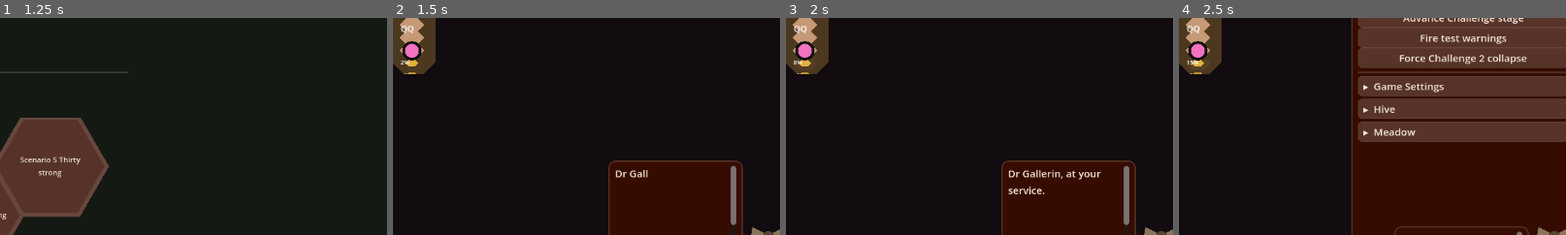
Above: before the commit, frames 1-4 (left to right).
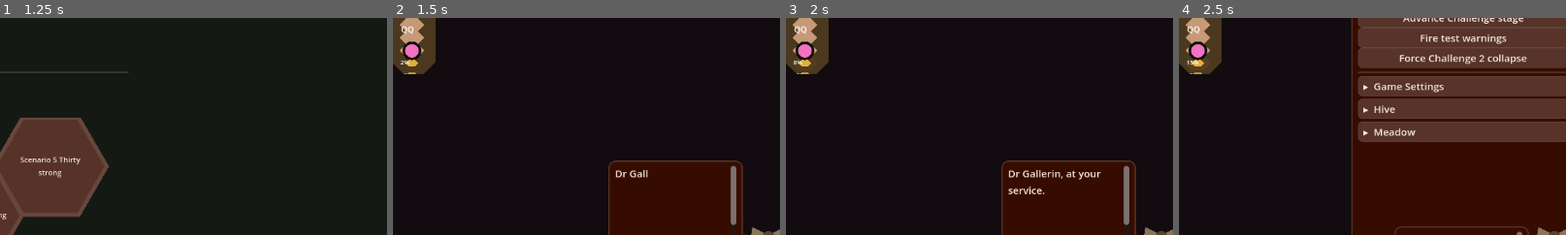
Above: after the commit, the same moments.

Repository: wonderburg7/meadow
Game: Godot game, scene res://scenes/Main.tscn
Two runs of this game, one before a commit and one after it. Both use one fixed random seed, a clock stepped at 60 frames per second and the inputs below.
Inputs (mouse positions are % of the whole screen's width and height, from its top left):
- Up to frame 1 (1.25 s): click (10, 30) at 0.52 s
- Up to frame 2 (1.5 s): click "Start" at 1.25 s
- Up to frame 3 (2 s): no input
- Up to frame 4 (2.5 s): click "⚙" at 2 s
The pictures show only the part of the screen within x 48-97%, y 43-92%; the shares and areas given below are measured in that part.

Frame 1 is identical in both runs. In frame 2, 0.1% of the frame differs, in the area x 2-8%, y 3-20%; in frame 3, 0.1%; in frame 4, 0.1%.

Commit message:
Seed founders from their birth season

Diff:
--- a/scripts/diagnostic_log.gd
+++ b/scripts/diagnostic_log.gd
@@ -763,6 +763,7 @@
 	if _ended or _file == null:
 		_ended = true
 		return
+	var flower_season_counts := _flower_season_counts(get_tree().current_scene)
 	var summary := {
 		"type": "summary",
 		"game_time": Session.sim_time,
@@ -784,6 +785,8 @@
 		"tarsal_rejections": _tarsal_rejections,
 		"flower_visits": _flower_visits,
 		"unique_flowers_visited": _flowers_visited_ids.size(),
+		"flowers_in_season": flower_season_counts.in_season,
+		"flowers_out_of_season": flower_season_counts.out_of_season,
 		"stall_recoveries": _stall_recoveries,
 		"forager_deliveries": _forager_deliveries,
 		"forager_delivery_amount": _forager_delivery_amount,
@@ -922,6 +925,7 @@
 		for f in world.get_tree().get_nodes_in_group("flowers"):
 			if is_instance_valid(f) and f.has_crab_spider:
 				active_spiders += 1
+	var flower_season_counts := _flower_season_counts(world)
 
 	var hive: Node2D = world.hive
 	var by_contents: Dictionary = {}
@@ -977,6 +981,8 @@
 			"season_fraction": Flower.season_fraction(),
 			"disease": world.season.disease if world.season != null and is_instance_valid(world.season) else 0.0,
 			"winter_here": Session.winter_here,
+			"flowers_in_season": flower_season_counts.in_season,
+			"flowers_out_of_season": flower_season_counts.out_of_season,
 		},
 		"foraging_behaviour": {
 			"orientation_flight_on": GameConfig.orientation_flight_on,
@@ -1032,6 +1038,21 @@
 	}
 
 
+## Live rather than cumulative: a flower can become in- or out-of-season as
+## the calendar advances, even when no flower is born or dies in that hour.
+func _flower_season_counts(world: Node2D) -> Dictionary:
+	var in_season := 0
+	var out_of_season := 0
+	for flower in world.get_tree().get_nodes_in_group("flowers"):
+		if not is_instance_valid(flower):
+			continue
+		if flower.in_season():
+			in_season += 1
+		else:
+			out_of_season += 1
+	return {"in_season": in_season, "out_of_season": out_of_season}
+
+
 ## fps and game_speed are free reads (Engine.get_frames_per_second(),
 ## world.current_speed) that cost nothing beyond what main.gd already
 ## tracks for its own HUD readout -- included on every snapshot,
--- a/scripts/flower.gd
+++ b/scripts/flower.gd
@@ -86,7 +86,9 @@
 func _ready() -> void:
 	add_to_group("flowers")
 
-func setup(index: int) -> void:
+## `starting_age` is supplied only for the founding cohort. Its default keeps
+## all existing callers drawing a random age after their lifespan is rolled.
+func setup(index: int, starting_age: float = -1.0) -> void:
 	species_index = index % FlowerSpecies.SPECIES.size()
 	var s: Dictionary = FlowerSpecies.SPECIES[species_index]
 	species_name = s.name
@@ -105,9 +107,10 @@
 	var spread: float = GameConfig.flower_lifespan_variation
 	lifespan_seconds = GameConfig.flower_lifespan_days * GameConfig.seconds_per_day \
 		* randf_range(1.0 - spread, 1.0 + spread)
-	# start partway through life, so the first generation doesn't all
-	# wither at the same moment
-	age_seconds = randf() * lifespan_seconds
+	# Start partway through life, so a cohort doesn't all wither at the same
+	# moment. Founders pass their already-drawn age so their birth season can
+	# choose the species before this setup runs.
+	age_seconds = starting_age if starting_age >= 0.0 else randf() * lifespan_seconds
 
 	polygon = Shapes.square_points(Vector2(28, 28))
 	color = s.color
--- a/scripts/flower_species.gd
+++ b/scripts/flower_species.gd
@@ -183,7 +183,7 @@
 ## Weighs a species by rarity and its current flowering season. The seasonal
 ## arch matches Flower.season_strength(), but keeps a small floor so an
 ## out-of-season species can still seed occasionally.
-static func season_weight(species: Dictionary) -> float:
+static func season_weight(species: Dictionary, year_fraction: float = -1.0) -> float:
 	var weight: float = species.get("weight", 1.0)
 	if not GameConfig.seasons_on:
 		return weight
@@ -191,9 +191,11 @@
 	var season_end: float = species.get("season_end", 1.0)
 	# This duplicates Flower.season_fraction() rather than preloading
 	# flower.gd, which already preloads this registry.
-	var day: float = 1.0 + Session.sim_time / max(1.0, GameConfig.seconds_per_day)
-	var length: float = max(1.0, GameConfig.season_length_days)
-	var fraction: float = clampf(fmod(day, length) / length, 0.0, 1.0)
+	var fraction := year_fraction
+	if fraction < 0.0:
+		var day: float = 1.0 + Session.sim_time / max(1.0, GameConfig.seconds_per_day)
+		var length: float = max(1.0, GameConfig.season_length_days)
+		fraction = clampf(fmod(day, length) / length, 0.0, 1.0)
 	var strength: float = GameConfig.out_of_season_seed_weight
 	if fraction >= season_start and fraction <= season_end:
 		var span: float = maxf(0.001, season_end - season_start)
@@ -204,17 +206,17 @@
 ## Picks a species by rarity weight, scaled by its current flowering season.
 ## Clover is common, foxglove scarce.
 ## `exclude` is used by Challenge 1, whose meadow deliberately has no Poppies.
-static func pick_species_index(exclude: Array = []) -> int:
+static func pick_species_index(exclude: Array = [], year_fraction: float = -1.0) -> int:
 	var total := 0.0
 	for s in SPECIES:
 		if s.name in exclude:
 			continue
-		total += season_weight(s)
+		total += season_weight(s, year_fraction)
 	var roll := randf() * total
 	for i in range(SPECIES.size()):
 		if SPECIES[i].name in exclude:
 			continue
-		roll -= season_weight(SPECIES[i])
+		roll -= season_weight(SPECIES[i], year_fraction)
 		if roll <= 0.0:
 			return i
 	for i in range(SPECIES.size()):
--- a/scripts/headless/diagnostic_probes.gd
+++ b/scripts/headless/diagnostic_probes.gd
@@ -2,7 +2,7 @@
 class_name HeadlessDiagnosticProbes
 extends RefCounted
 
-const SNAPSHOT_FIELDS := ["population.total", "resources.foo …(87 unchanged characters)… re", "environment.flowers_by_species", "role_outcomes.cells_completed_total", "performance.fps", "performance.top_sections_ms"]
+const SNAPSHOT_FIELDS := ["population.total", "resources.foo …(87 unchanged characters)… re", "environment.flowers_by_species", "environment.flowers_in_season", "environment.flowers_out_of_season", "role_outcomes.cells_completed_total", "performance.fps", "performance.top_sections_ms"]
 
 static func selected_snapshot(world: Node2D, fields: Array, counters: Dictionary) -> Dictionary:
 	var snapshot := {"type": "snapshot", "game_time": Session.sim_time, "day": world.day}
@@ -15,6 +15,8 @@
 			"resources.stored_pollen": _merge_field(snapshot, "resources", "stored_pollen", world.hive.total("pollen"))
 			"environment.winter_here": _merge_field(snapshot, "environment", "winter_here", Session.winter_here)
 			"environment.flowers_by_species": _merge_field(snapshot, "environment", "flowers_by_species", _flowers_by_species(world))
+			"environment.flowers_in_season": _merge_field(snapshot, "environment", "flowers_in_season", _flower_season_counts(world).in_season)
+			"environment.flowers_out_of_season": _merge_field(snapshot, "environment", "flowers_out_of_season", _flower_season_counts(world).out_of_season)
 			"role_outcomes.cells_completed_total": _merge_field(snapshot, "role_outcomes", "cells_completed_total", int(counters.get("cells_completed", 0)))
 			"performance.fps": _merge_field(snapshot, "performance", "fps", Engine.get_frames_per_second())
 			"performance.top_sections_ms":
@@ -43,3 +45,16 @@
 		if is_instance_valid(f):
 			counts[f.species_name] = int(counts.get(f.species_name, 0)) + 1
 	return counts
+
+
+static func _flower_season_counts(world: Node2D) -> Dictionary:
+	var in_season := 0
+	var out_of_season := 0
+	for flower in world.get_tree().get_nodes_in_group("flowers"):
+		if not is_instance_valid(flower):
+			continue
+		if flower.in_season():
+			in_season += 1
+		else:
+			out_of_season += 1
+	return {"in_season": in_season, "out_of_season": out_of_season}
--- a/scripts/world_building.gd
+++ b/scripts/world_building.gd
@@ -53,7 +53,7 @@
 	_build_microhabitat_zones()
 
 	for i in range(int(GameConfig.flower_count)):
-		_seed_flower()
+		_seed_flower(true)
 
 	_rebuild_flower_grid()
 
@@ -197,9 +197,23 @@
 	var dist := sqrt(randf()) * radius
 	return centre + Vector2(cos(angle), sin(angle)) * dist
 
-func _seed_flower() -> void:
+## Founders are sampled as though they were born earlier in this same year,
+## rather than all being born in today's season. Replacements retain the
+## current-season selection used before SF-1.
+func _seed_flower(founding: bool = false) -> void:
 	var excluded_species: Array = ["Poppy"] if Session.starting_level == 1 else []
-	var species_index = main.FlowerSpecies.pick_species_index(excluded_species)
+	var starting_age := -1.0
+	var birth_fraction := -1.0
+	if founding:
+		# Draw this before species so a founder's birth date, not the season
+		# at the instant the world appears, chooses its species. The age uses
+		# the nominal lifetime; setup still gives every flower its normal
+		# independently varied lifespan.
+		starting_age = randf() * GameConfig.flower_lifespan_days * GameConfig.seconds_per_day
+		var year_days: float = maxf(1.0, GameConfig.season_length_days)
+		var birth_day: float = 1.0 + (Session.sim_time - starting_age) / maxf(1.0, GameConfig.seconds_per_day)
+		birth_fraction = fposmod(birth_day, year_days) / year_days
+	var species_index = main.FlowerSpecies.pick_species_index(excluded_species, birth_fraction)
 	var species: Dictionary = main.FlowerSpecies.SPECIES[species_index]
 	var species_name: String = species.name
 	var cluster_radius: float = species.get("cluster_radius", 70.0)
@@ -257,7 +271,7 @@
 		var flower = main.Flower.new()
 		flower.position = pos
 		main.meadow_root.add_child(flower)
-		flower.setup(species_index)
+		flower.setup(species_index, starting_age)
 		main.CrabSpider.maybe_spawn(flower)
 
 func _is_clear_ground(point: Vector2) -> bool:
--- /dev/null
+++ b/test_scenarios/sf1_founding_flower_mix_test.json
@@ -0,0 +1,20 @@
+{
+  "cells": 10, "nectar_foragers": 3, "pollen_foragers": 2,
+  "nurses": 1, "builders": 1, "miners": 1,
+  "weather": false, "disease": false, "rival_hive": false, "winter": false,
+  "random_seed": 4242,
+  "config_overrides": {
+    "seconds_per_day": 20,
+    "season_length_days": 5
+  },
+  "diagnostics": {
+    "profile": "custom",
+    "events": [],
+    "snapshots": {
+      "every_sim_seconds": 0.1,
+      "fields": ["environment.flowers_in_season", "environment.flowers_out_of_season"],
+      "only_when_changed": true
+    }
+  },
+  "stop": {"max_days": 6}
+}
Not shown, changed: checks/blocked.md
Not shown, changed: checks/ready.md
Not shown, added: checks/ready/C-25.md
Not shown, changed: plans/now/season-feel.md
Not shown, added: tests/test_sf1_founding_flower_mix.py
Not shown, changed: tools/headless/profiles.py
